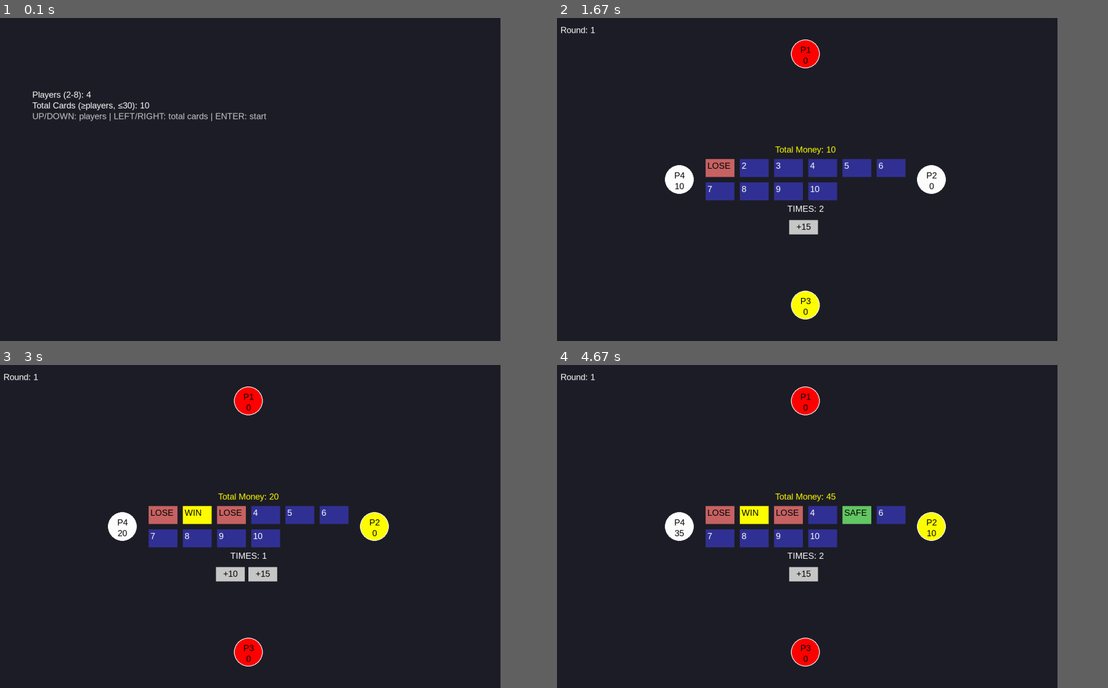
Above: before the commit, frames 1-4 (two rows, left to right).
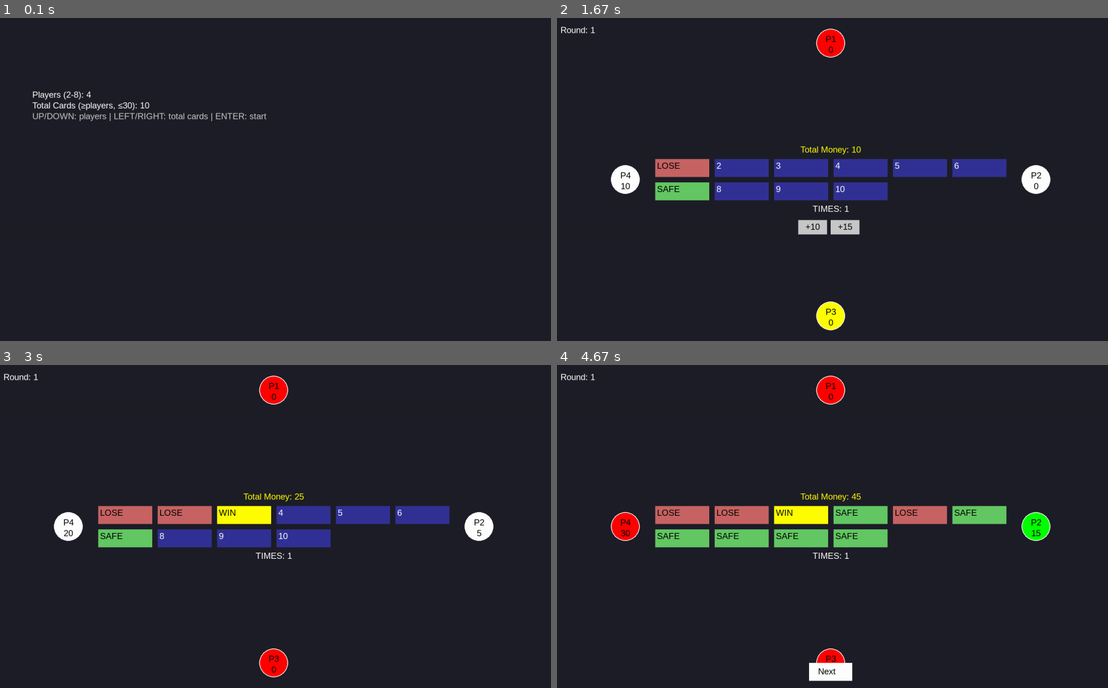
Above: after the commit, the same moments.

Repository: yuxuan7125/-
Game: pygame game, started from AIpygame.py
Two runs of this game, one before a commit and one after it. Both use one fixed random seed, a clock stepped at 60 frames per second and the inputs below.
Inputs (mouse positions are in pixels of both pictures, inside the frame that each line leads up to):
- Up to frame 1 (0.1 s): no input
- Up to frame 2 (1.67 s): tap Enter at 0.33 s; click "1" at 0.72 s; click "+10" at 1.05 s; click (694, 182) at 1.38 s
- Up to frame 3 (3 s): click "3" at 1.72 s; click (253, 574) at 2.05 s, where only the run after the commit has a clickable "+5"; click "+10" at 2.38 s; click "2" at 2.72 s
- Up to frame 4 (4.67 s): click (1041, 649) at 3.05 s; click "+10" at 3.38 s; click (1003, 520) at 3.72 s; click (810, 574) at 4.05 s, where only the run after the commit has a clickable "+10"; click "5" at 4.38 s
The window is 818x525 before the commit and 900x525 after it. Grey fills any space a smaller window leaves; there, only what the larger window draws over its background counts as a difference.

The runs differ from the first frame. In frame 2, 6.8% of the frame differs, in the area x 9-90%, y 3-97%; in frame 3, 7.5%; in frame 4, 8.8%, in the area x 9-90%, y 3-98%.

Commit message:
作弊囉

Diff:
--- a/AIpygame.py
+++ b/AIpygame.py
@@ -8,14 +8,14 @@
 # -------------------------
 # Screen Setup
 # -------------------------
-WIDTH, HEIGHT = 1400, 900
+WIDTH, HEIGHT = 1540, 900
 screen = pygame.display.set_mode((WIDTH, HEIGHT))
 pygame.display.set_caption("Pool Cards Game - Fused Version")
 FONT = pygame.font.SysFont("arial", 24)
 clock = pygame.time.Clock()
 
 MAX_CARDS = 30
-CARD_WIDTH = 80
+CARD_WIDTH = 150
 CARD_HEIGHT = 50
 SPACING = 15
 MAX_COLS = 6
@@ -58,8 +58,7 @@
                 if event.key == pygame.K_LEFT:
                     total_cards = max(player_count, total_cards-1)
                 if event.key == pygame.K_RETURN:
-                    safe_count = total_cards - player_count
-                    return player_count, safe_count
+                    return player_count, total_cards
 
 # -------------------------
 # Player Class
@@ -86,32 +85,59 @@
 # -------------------------
 # Game Screen
 # -------------------------
-def game_screen(player_count, safe_count):
+def game_screen(player_count, total_cards):
     global pool_cards, players, total_money, forced_draws, current_bet, round_number
 
     def setup_game():
-        global pool_cards, total_money, card_area_top, card_area_bottom, forced_draws, current_bet
+        global pool_cards, total_money, card_area_top, card_area_bottom, forced_draws, current_bet, round_number
 
         CENTER = (WIDTH//2, HEIGHT//2)
-        RADIUS = 350  # 玩家圓圈半徑增加
-
-        # 玩家初始化位置與狀態
+        RADIUS = 380
+
+        # -----------------------------
+        # 初始化玩家位置與狀態
+        # -----------------------------
         for i, p in enumerate(players):
-            angle = 2*math.pi*i/player_count - math.pi/2
-            x = CENTER[0] + RADIUS*math.cos(angle)
+            angle = 2*math.pi*i/len(players) - math.pi/2
+            x = CENTER[0] + RADIUS*math.cos(angle)*1.5
             y = CENTER[1] + RADIUS*math.sin(angle)
             p.pos = (int(x), int(y))
             p.alive = True
             p.color = (255,255,255)
             p.money = 0
 
-        # 卡牌列表
-        pool_list = ["WIN"] + ["DEAD"]*(player_count-1) + ["SAFE"]*safe_count
-        if len(pool_list) > MAX_CARDS:
-            pool_list = pool_list[:MAX_CARDS]
-        random.shuffle(pool_list)
-
-        # 排版卡牌
+        # -----------------------------
+        # 生成卡牌列表
+        # -----------------------------
+        safe_count = total_cards - len(players)
+        pool_list = ["DEAD"]*(len(players)-1) + ["SAFE"]*safe_count
+
+        pool_list.insert(0, None)  # 先占位給 WIN
+
+        # 計算回合數十位+個位數
+        round_digit_sum = round_number % 10 + round_number // 10
+
+        # 設定合法 WIN 編號（奇數或偶數）
+        if round_digit_sum % 2 == 0:
+            valid_numbers = [n for n in range(2, total_cards+1, 2)]  # 偶數
+        else:
+            valid_numbers = [n for n in range(1, total_cards+1, 2)]  # 奇數
+
+        # 隨機選一個合法編號放 WIN
+        win_number = random.choice(valid_numbers)
+        win_index = win_number - 1  # 列表索引 = 編號-1
+        pool_list[0], pool_list[win_index] = pool_list[win_index], "WIN"  # 交換
+
+        # 隨機排列其他牌（不改 WIN 位置）
+        other_indices = [i for i in range(len(pool_list)) if i != win_index]
+        other_cards = [pool_list[i] for i in other_indices]
+        random.shuffle(other_cards)
+        for idx, i in enumerate(other_indices):
+            pool_list[i] = other_cards[idx]
+
+        # -----------------------------
+        # 計算卡牌在畫面上的位置
+        # -----------------------------
         rows = (len(pool_list) + MAX_COLS - 1) // MAX_COLS
         start_x = WIDTH//2 - ((min(len(pool_list), MAX_COLS)*(CARD_WIDTH+SPACING)-SPACING)//2)
         start_y = HEIGHT//2 - ((rows*(CARD_HEIGHT+SPACING)-SPACING)//2)
@@ -119,6 +145,9 @@
         card_area_top = start_y
         card_area_bottom = start_y + rows*(CARD_HEIGHT+SPACING)
 
+        # -----------------------------
+        # 生成 PoolCard 物件
+        # -----------------------------
         pool_cards.clear()
         for idx, type in enumerate(pool_list):
             row = idx // MAX_COLS
@@ -127,6 +156,9 @@
             y = start_y + row*(CARD_HEIGHT+SPACING)
             pool_cards.append(PoolCard(type, pygame.Rect(x,y,CARD_WIDTH,CARD_HEIGHT), idx+1))
 
+        # -----------------------------
+        # 初始化金錢與抽牌次數
+        # -----------------------------
         total_money = 0
         forced_draws = 0
         current_bet = 0
@@ -247,12 +279,12 @@
 
                 # Next 按鈕
                 if show_next_button and next_button_rect.collidepoint(pos):
+                    round_number += 1
                     setup_game()
                     current_index = random.randint(0, player_count-1)
                     direction = 1
                     game_over = False
                     show_next_button = False
-                    round_number += 1
                     continue
 
                 if game_over:
@@ -323,8 +355,8 @@
 # Main
 # -------------------------
 def main():
-    player_count, safe_count = input_screen()
-    game_screen(player_count, safe_count)
+    player_count, total_cards = input_screen()
+    game_screen(player_count, total_cards)
 
 if __name__=="__main__":
     main()
